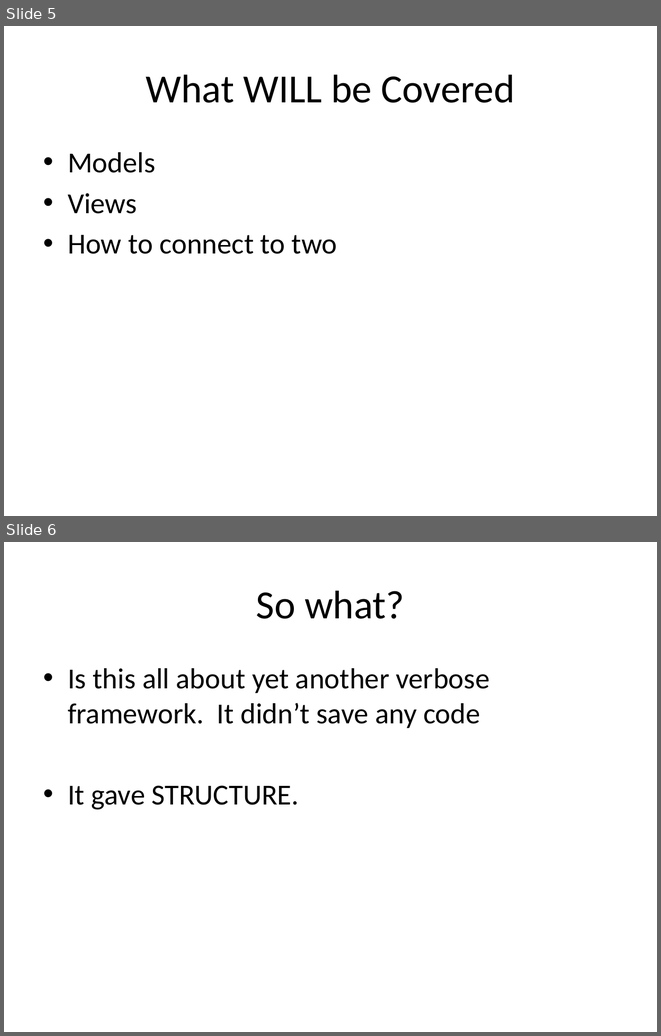
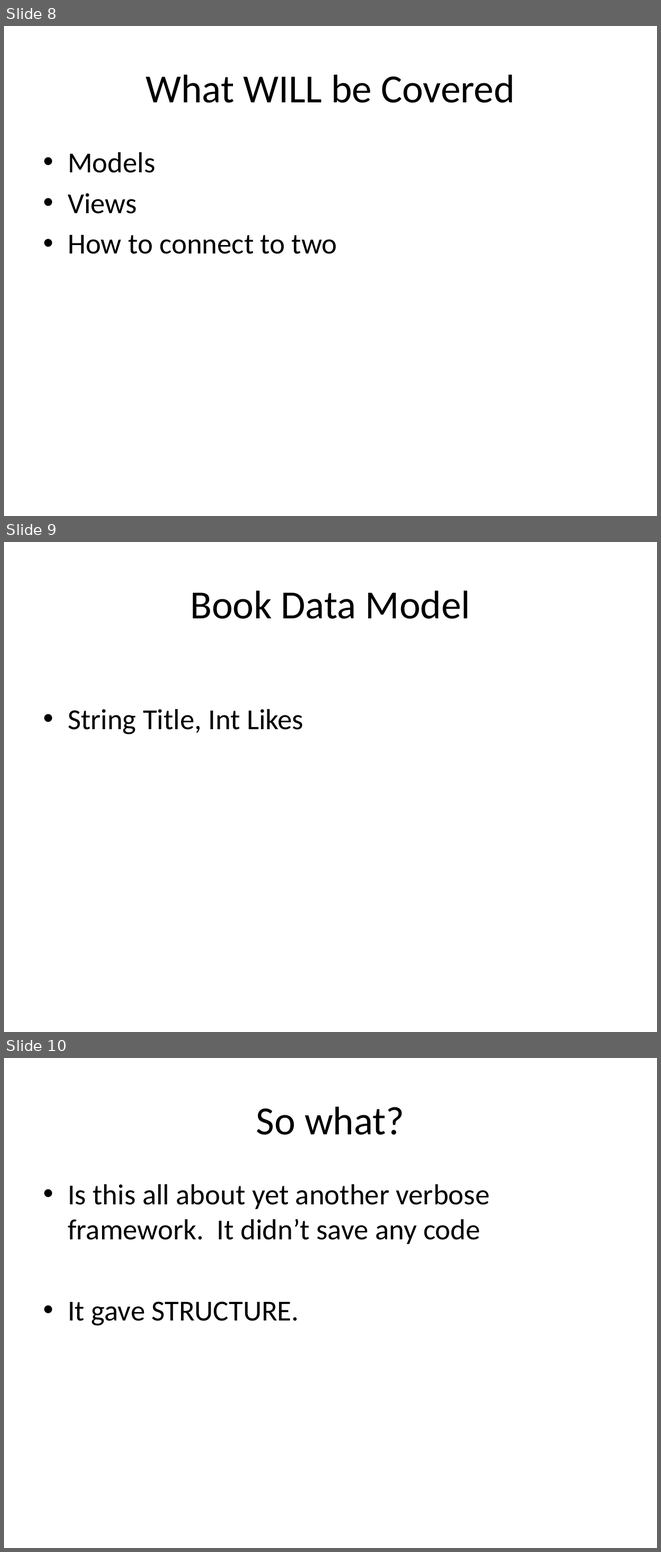
Before and after one commit to jkoynok/TechFest.BackBone, a slide deck: TechFest.Backbone/tf.backbone.pptx. Shown one above the other, each under a label of ours: slides 5 and 6 before the commit, slides 8, 9 and 10 after it. The pictures are 661x1036 and 661x1552 pixels, drawn with LibreOffice and Linux fonts; fonts in the diff are those of the drawing. Boxes give left, top, right and bottom in pixels: in the first picture for what was removed or moved away, otherwise in the second. Text is boxed around its words. In the diff, an @@ line names an element or a change of style, - is before the commit and + after.

```diff
--- a/TechFest.Backbone/tf.backbone.pptx
+++ b/TechFest.Backbone/tf.backbone.pptx
@@ slide 9 added at box(4, 542, 657, 1032), background #FFFFFF @@
@@ title added at box(190, 590, 470, 619), 44 pt, text #000000 @@
+Book Data Model
@@ text added at box(68, 709, 303, 734), 32 pt, text #000000 @@
+• String Title, Int Likes
@@ what was slide 5 is now slide 8 @@
@@ what was slide 6 is now slide 10 @@
```
Also in this commit, not shown: 2 slides changed, 5 other slides added, 2 slides removed.
